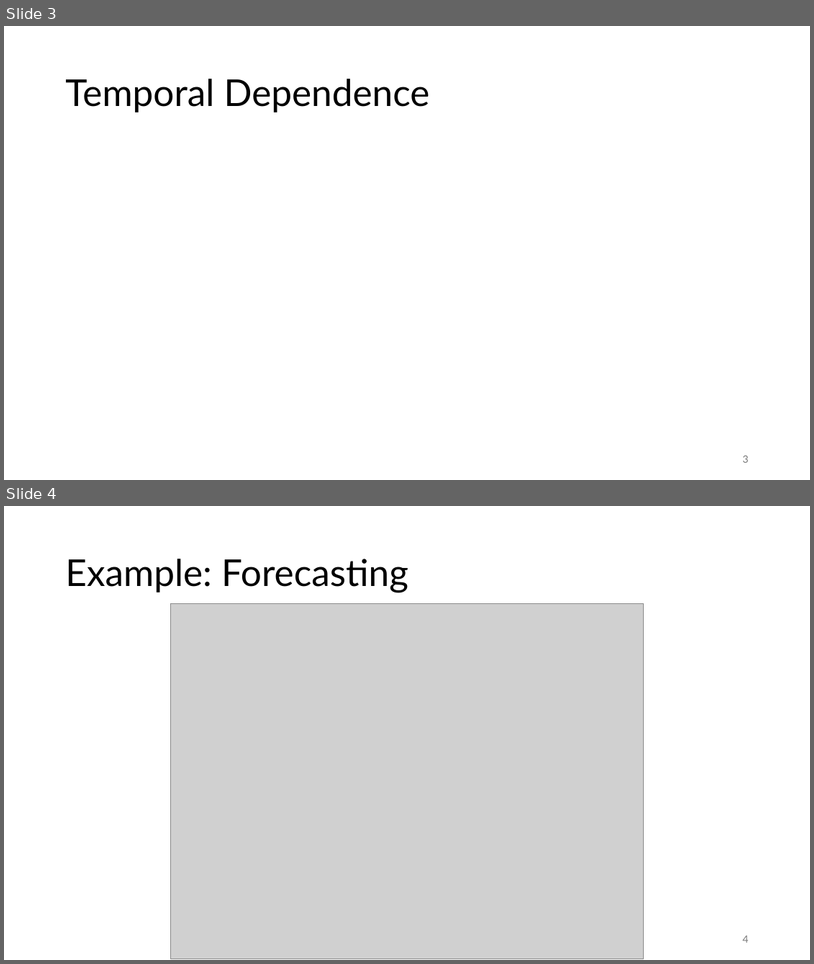
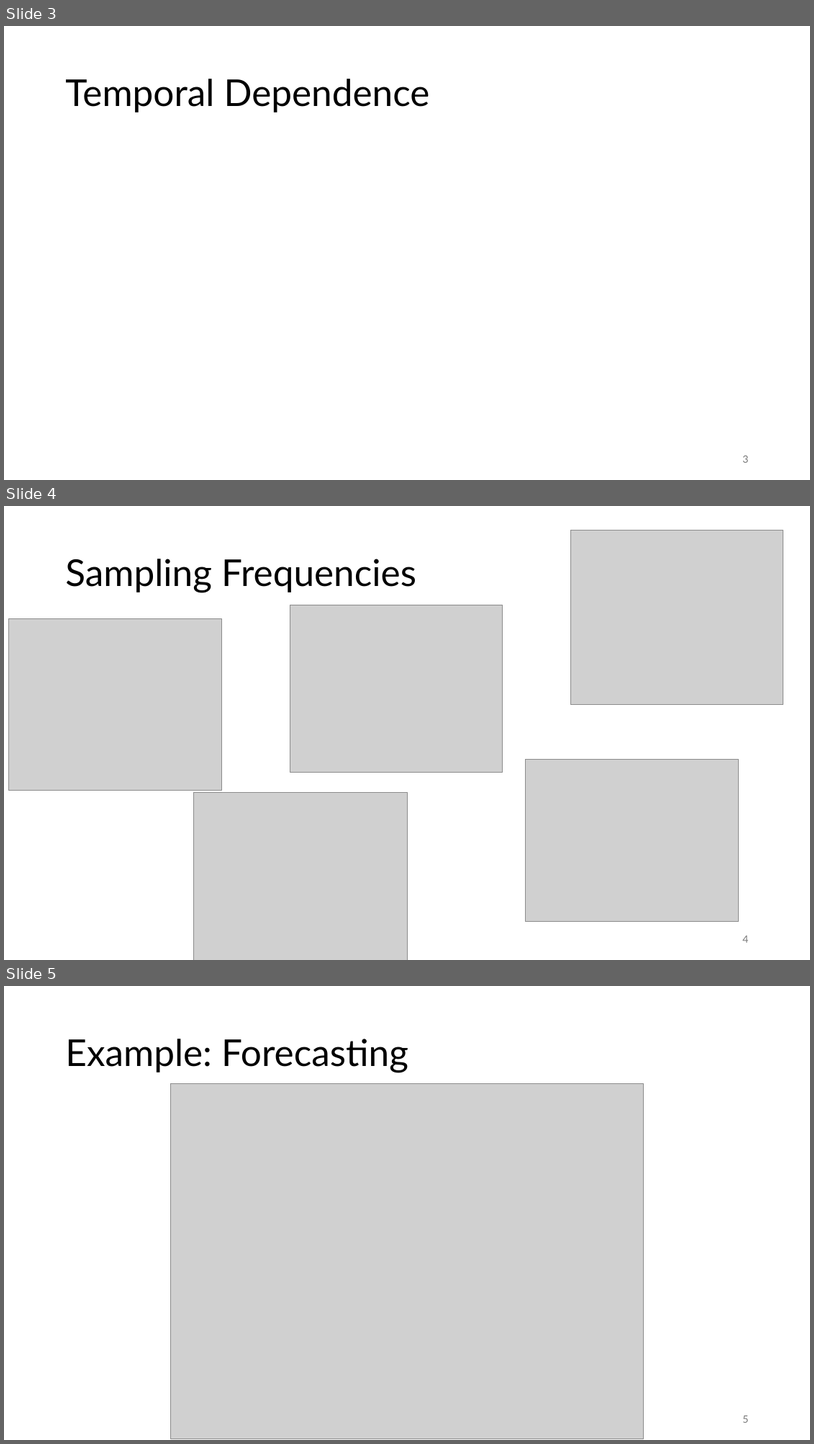
Before and after one commit to FelixWick/data_science, a slide deck: slides/9_time_series.pptx. Shown one above the other, each under a label of ours: slides 3 and 4 before the commit, slides 3, 4 and 5 after it. The pictures are 814x964 and 814x1444 pixels, drawn with LibreOffice and Linux fonts; fonts in the diff are those of the drawing; grey boxes stand for pictures. Boxes give left, top, right and bottom in pixels: in the first picture for what was removed or moved away, otherwise in the second. Text is boxed around its words. In the diff, an @@ line names an element or a change of style, - is before the commit and + after.

```diff
--- a/slides/9_time_series.pptx
+++ b/slides/9_time_series.pptx
@@ slide 4 added at [4,506,810,960], background #FFFFFF @@
@@ picture added at [571,530,784,705] @@
@@ title added at [65,559,417,592], 44 pt, text #000000 @@
+Sampling Frequencies
@@ picture added at [290,605,503,772] @@
@@ picture added at [9,618,221,790] @@
@@ picture added at [526,759,739,921] @@
@@ picture added at [193,792,407,960] @@
@@ page number added at [743,935,748,942], 12 pt, text #797979 @@
+4
@@ what was slide 4 is now slide 5 @@
@@ page number at [743,1415,748,1422]: text changed @@
-4
+5
```
Also in this commit, not shown: 3 other files.
